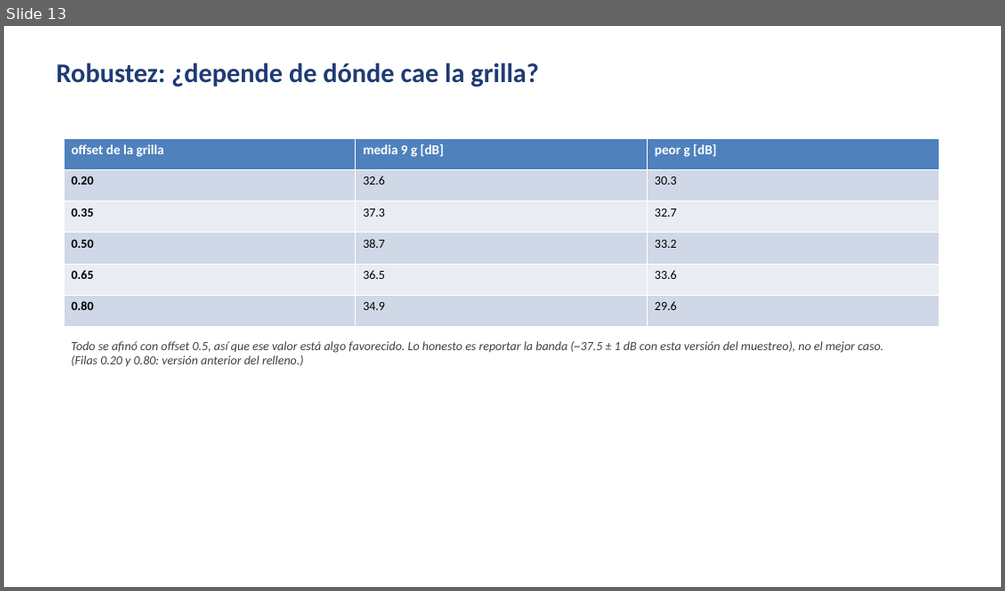
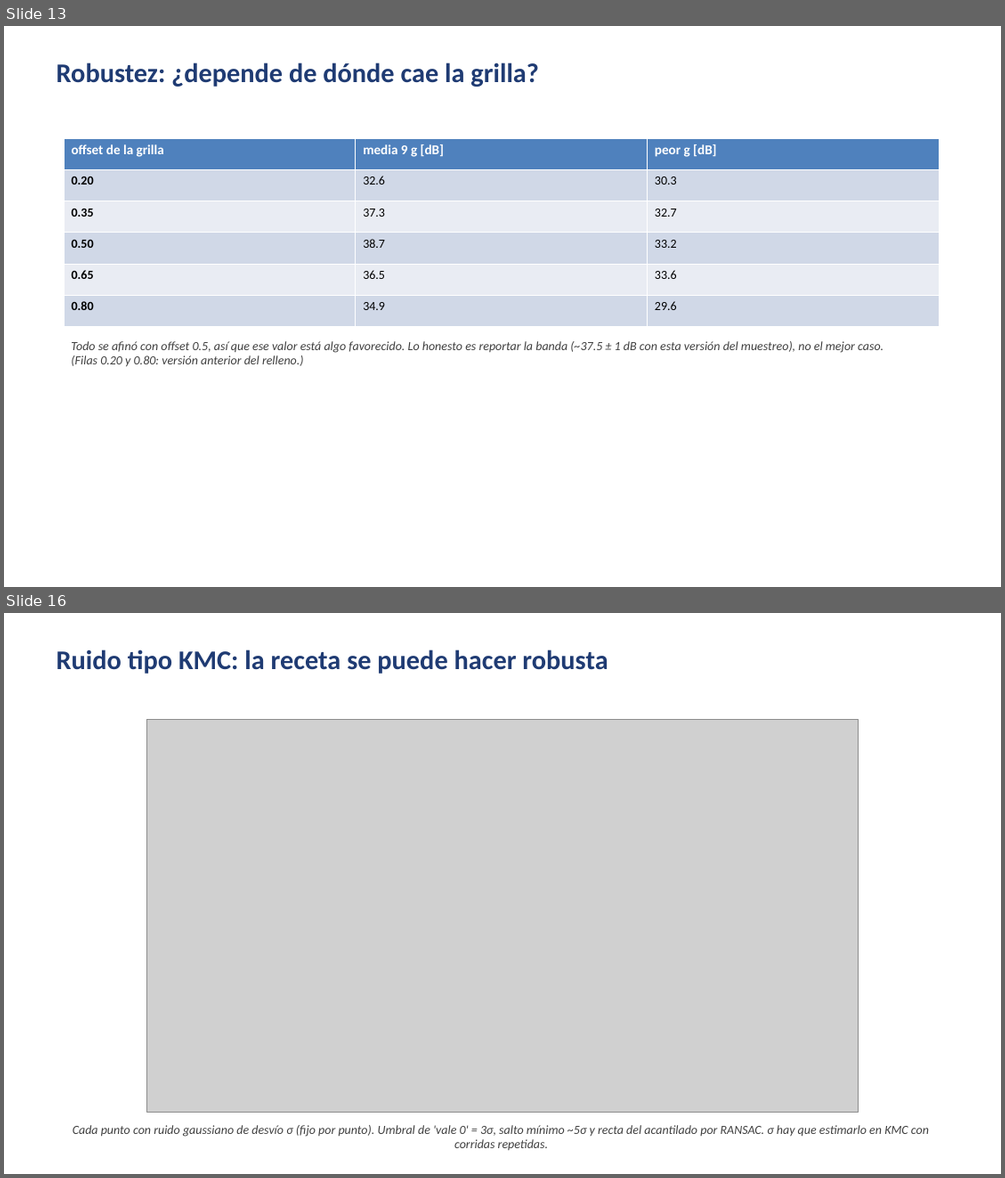
Before and after one commit to santiafonso/Tesis, a slide deck: presentaciones/presentacion4_autoexp/presentacion4_autoexp.pptx. Shown one above the other, each under a label of ours: slide 13 before the commit, slides 13 and 16 after it; the slides between them are not shown. The pictures are 1005x591 and 1005x1178 pixels, drawn with LibreOffice and Linux fonts; fonts in the diff are those of the drawing; grey boxes stand for pictures. Boxes give left, top, right and bottom in pixels: in the first picture for what was removed or moved away, otherwise in the second. Text is boxed around its words. In the diff, an @@ line names an element or a change of style, - is before the commit and + after.

Commit message:
Presentacion 4: fusion validada 9 g con guarda, RANSAC, Optuna profes, ruido

```diff
--- a/presentaciones/presentacion4_autoexp/presentacion4_autoexp.pptx
+++ b/presentaciones/presentacion4_autoexp/presentacion4_autoexp.pptx
@@ slide 16 added at [4, 613, 1001, 1174], background #FFFFFF @@
@@ text added at [57, 649, 607, 674], 26 pt, text #1F3B73, bold @@
+Ruido tipo KMC: la receta se puede hacer robusta
@@ picture added at [147, 719, 858, 1112] @@
@@ text added at [73, 1125, 929, 1150], 12 pt, text #404040, italic @@
+Cada punto con ruido gaussiano de desvío σ (fijo por punto). Umbral de 'vale 0' = 3σ, salto mínimo ~5σ y recta del acantilado por RANSAC. σ hay que estimarlo en KMC con corridas repetidas.
```
Also in this commit, not shown: 6 slides changed, 1 other slide added, 1 slide removed, 6 other files.
